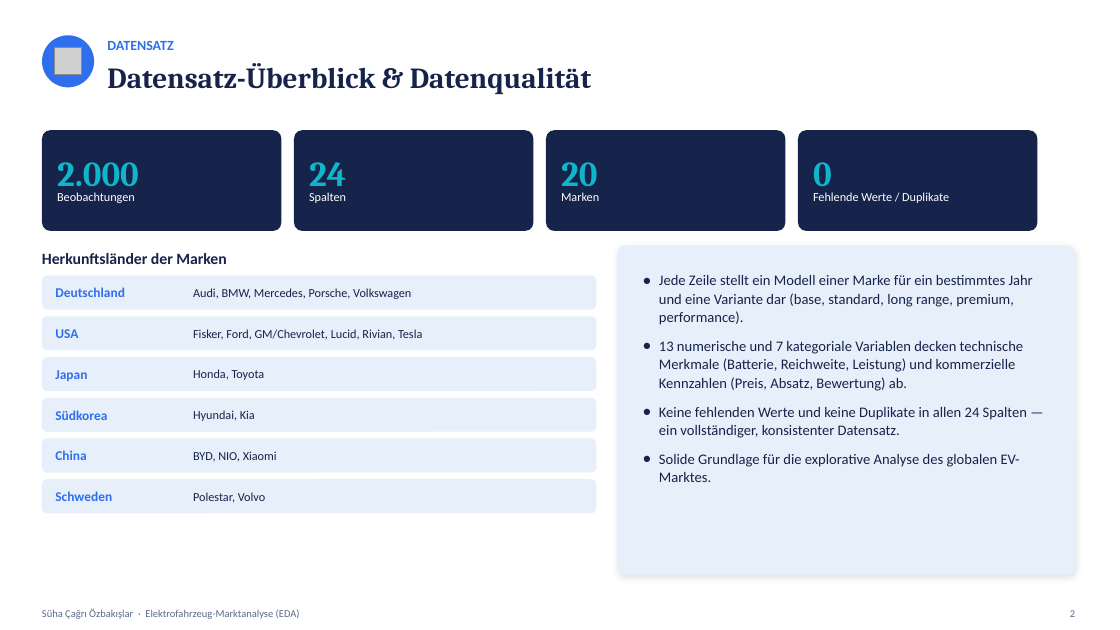
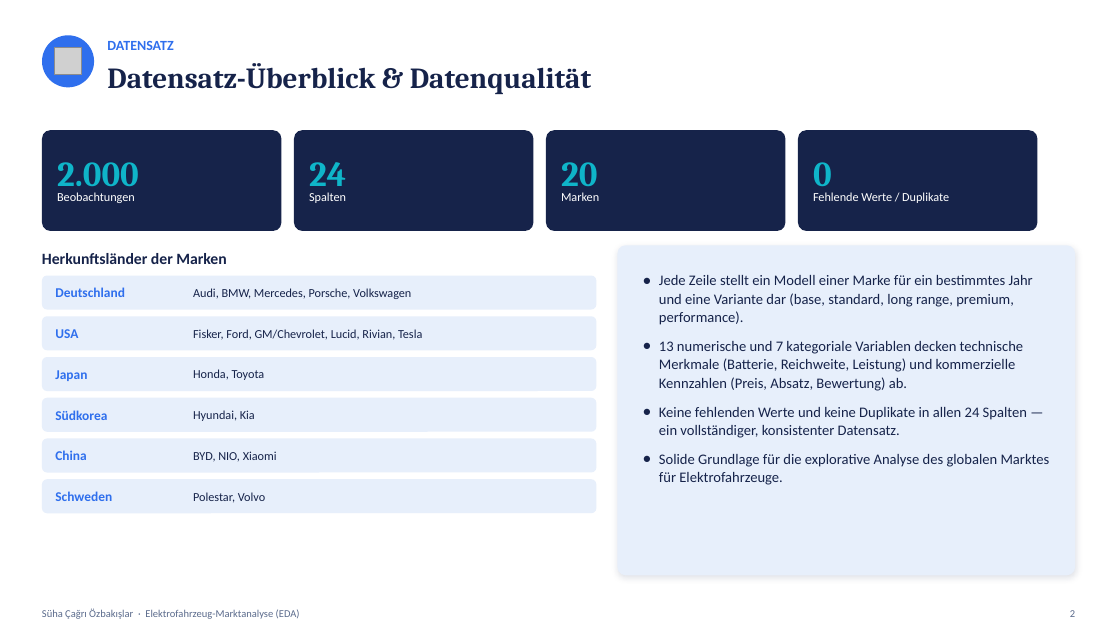
Before and after one commit to ozbakislar/elektrofahrzeuge-datenanalyse, a slide deck: slide 2 of präsentationen/elektrofahrzeuge_datenanalyse_präsentation_de.pptx. Drawn at 1120x630 pixels with LibreOffice and Linux fonts; fonts in the diff are those of the drawing; grey boxes stand for pictures. Boxes give left, top, right and bottom in pixels: in the first picture for what was removed or moved away, otherwise in the second. Text is boxed around its words. In the diff, an @@ line names an element or a change of style, - is before the commit and + after.

Commit message:
elektrofahrzeuge-datenanalyse

```diff
--- a/präsentationen/elektrofahrzeuge_datenanalyse_präsentation_de.pptx
+++ b/präsentationen/elektrofahrzeuge_datenanalyse_präsentation_de.pptx
@@ text at <box>659,454,1050,485</box>: text changed @@
-● Solide Grundlage für die explorative Analyse des globalen EV-Marktes.
+● Solide Grundlage für die explorative Analyse des globalen Marktes für Elektrofahrzeuge.
```
Also in this commit, not shown: 1 other slide changed, 1 other file.
